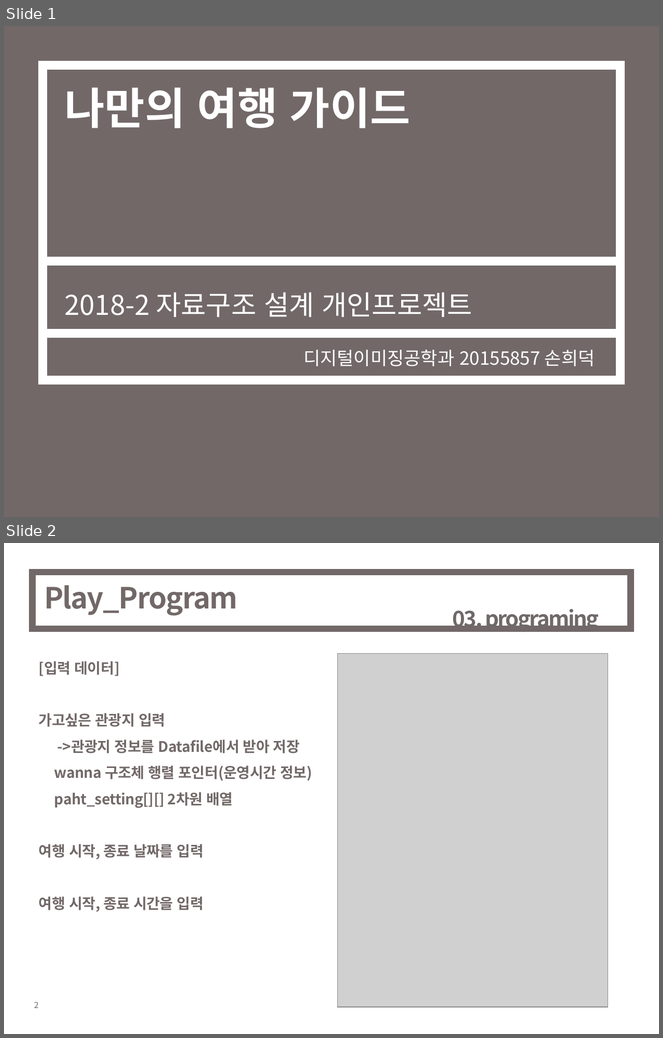
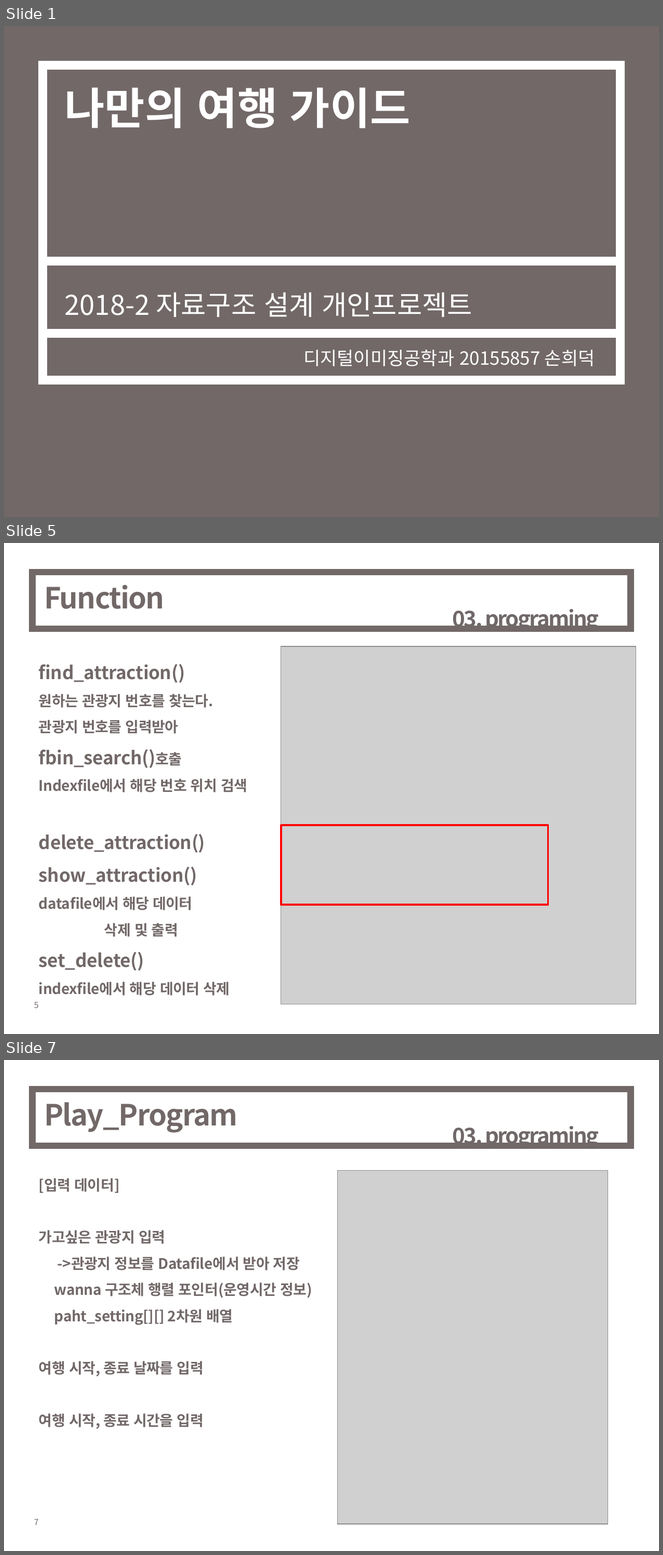
Before and after one commit to hdson07/DataSturucture_PersonalProject, a slide deck: 4.Test&evaluation.pptx. Shown one above the other, each under a label of ours: slides 1 and 2 before the commit, slides 1, 5 and 7 after it; the slides between them are not shown. The pictures are 663x1038 and 663x1555 pixels, drawn with LibreOffice and Linux fonts; fonts in the diff are those of the drawing; grey boxes stand for pictures. Boxes give left, top, right and bottom in pixels: in the first picture for what was removed or moved away, otherwise in the second. Text is boxed around its words. In the diff, an @@ line names an element or a change of style, - is before the commit and + after.

```diff
--- a/4.Test&evaluation.pptx
+++ b/4.Test&evaluation.pptx
@@ slide 5 added at [4, 543, 659, 1034], background #FFFFFF; not listed: 1 template element that a slide beside it also shows @@
@@ rectangle added at [32, 572, 631, 629], outline #726868 7 pt @@
@@ title added at [44, 585, 165, 609], 32 pt, text #726868, bold @@
+Function
@@ text added at [453, 609, 599, 632], 24 pt, text #706868, bold @@
+03. programing
@@ picture added at [281, 646, 636, 1004] @@
@@ text added at [39, 664, 247, 996], 16 pt, text #726868, bold @@
+find_attraction()
+원하는 관광지 번호를 찾는다.
+관광지 번호를 입력받아
+fbin_search()호출
+Indexfile에서 해당 번호 위치 검색
+delete_attraction()
+show_attraction()
+datafile에서 해당 데이터
+삭제 및 출력
+set_delete()
+indexfile에서 해당 데이터 삭제
@@ rectangle added at [281, 825, 548, 905], outline #FF0000 2 pt @@
@@ what was slide 2 is now slide 7 @@
@@ page number at [34, 1519, 39, 1525]: text changed @@
-2
+7
```
Also in this commit, not shown: 4 other slides added, 4 other files.
